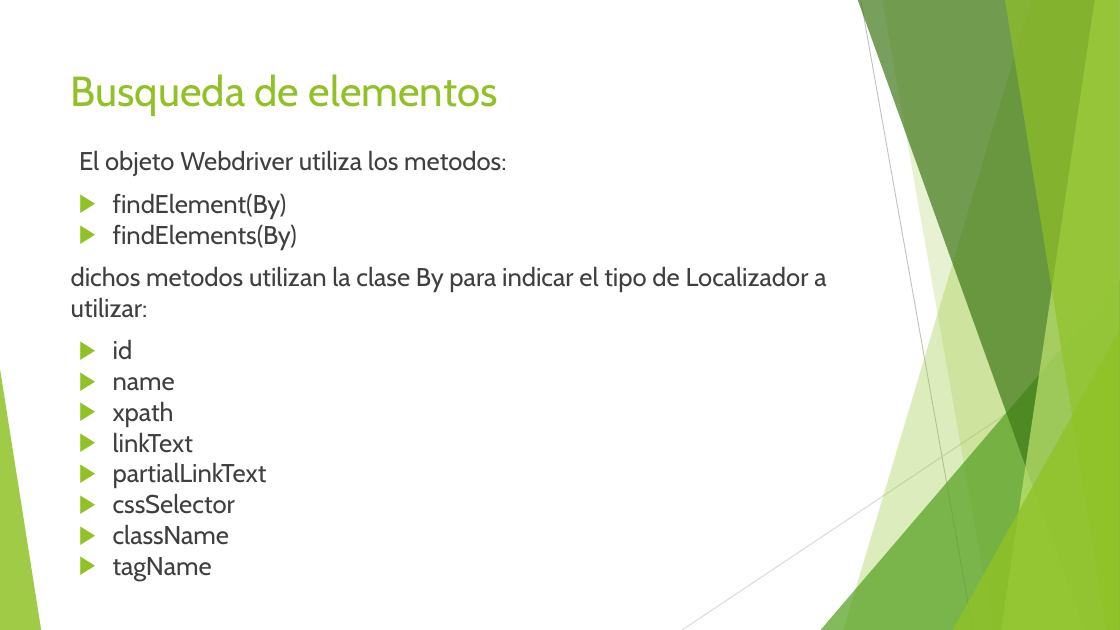
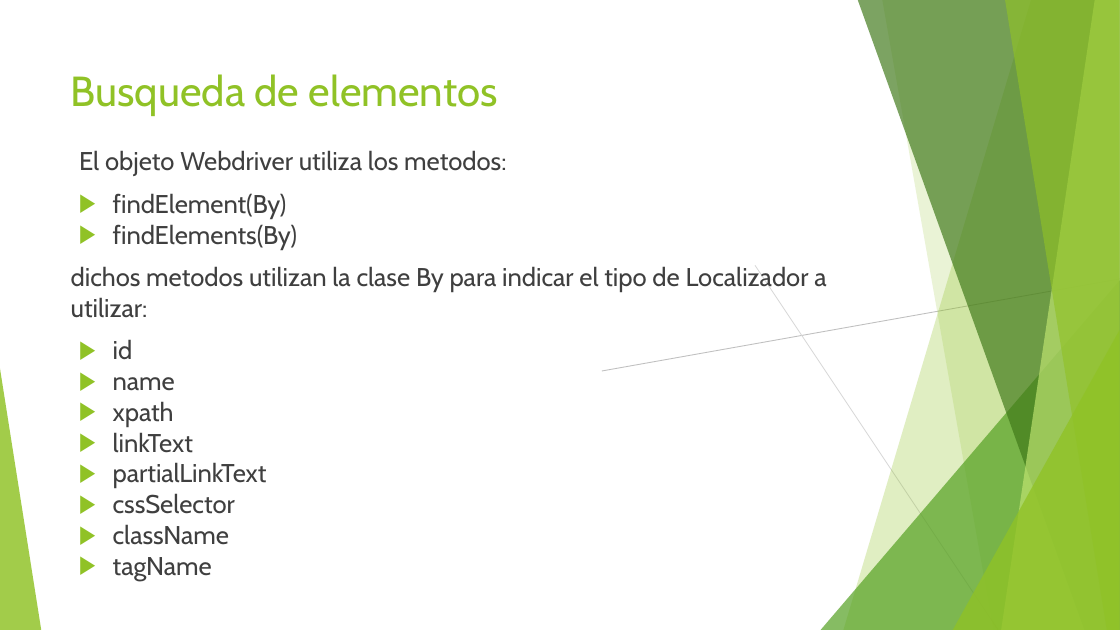
Before and after one commit to jomarnavarro/introWebDriver, a slide deck: slide 6 of presentations/SeleniumModule4b.pptx. Drawn at 1120x630 pixels with LibreOffice and Linux fonts; fonts in the diff are those of the drawing. Boxes give left, top, right and bottom in pixels: in the first picture for what was removed or moved away, otherwise in the second. Text is boxed around its words. In the diff, an @@ line names an element or a change of style, - is before the commit and + after.

```diff
--- a/presentations/SeleniumModule4b.pptx
+++ b/presentations/SeleniumModule4b.pptx
@@ freeform shape at (x1=844, y1=0, x2=1120, y2=630): fill #90C226 at 30% opacity to #90C226 at 28% opacity @@
@@ freeform shape at (x1=858, y1=0, x2=1120, y2=630): fill #3F7818 at 70% opacity to #3F7818 at 68% opacity @@
@@ freeform shape at (x1=882, y1=0, x2=1120, y2=630): fill #90C226 at 20% opacity to #90C226 at 19% opacity @@
@@ line moved from (861, 0) - (973, 630) to (1120, 259) - (602, 371) @@
@@ line moved from (1120, 339) - (682, 630) to (755, 266) - (1047, 630) @@
@@ triangle at (x1=821, y1=280, x2=1120, y2=630): fill #54A021 at 72% opacity to #54A021 at 70% opacity @@
@@ triangle at (x1=953, y1=330, x2=1120, y2=630): fill #90C226 at 80% opacity to #90C226 at 79% opacity @@
```
Also in this commit, not shown: 6 other slides changed, 7 slides removed, 41 other files.
